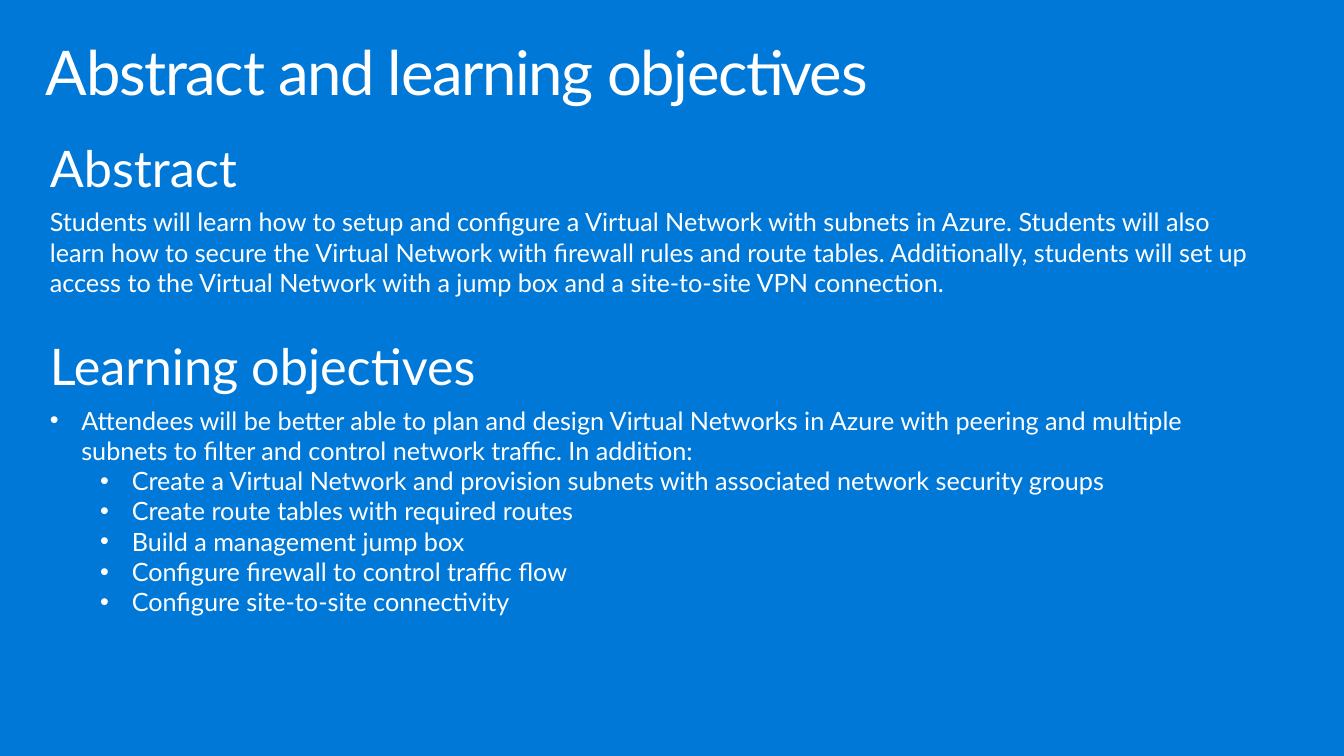
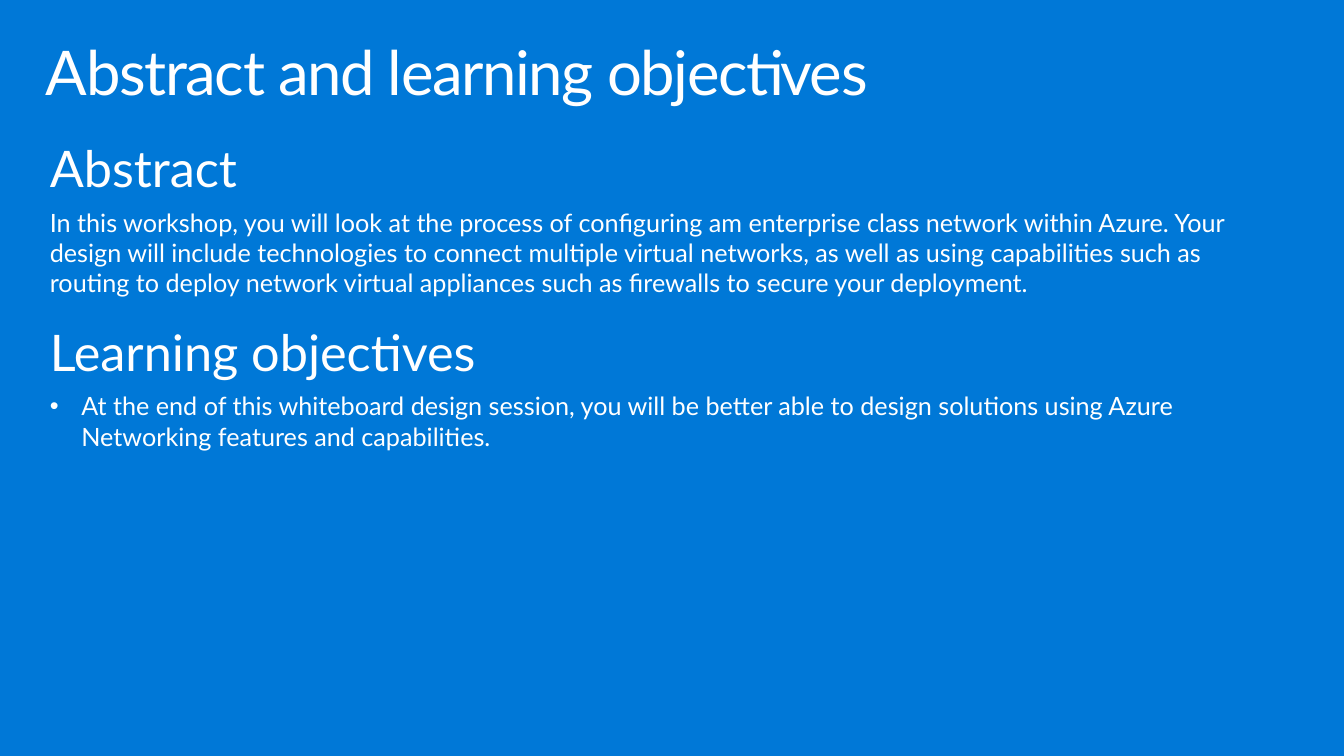
Before and after one commit to yashmadan123/MCW-Enterprise-class-networking, a slide deck: slide 2 of Whiteboard design session/Whiteboard design session trainer presentation - Enterprise-class networking in Azure.pptx. Drawn at 1344x756 pixels with LibreOffice and Linux fonts; fonts in the diff are those of the drawing. Boxes give left, top, right and bottom in pixels: in the first picture for what was removed or moved away, otherwise in the second. Text is boxed around its words. In the diff, an @@ line names an element or a change of style, - is before the commit and + after.

```diff
--- a/Whiteboard design session/Whiteboard design session trainer presentation - Enterprise-class networking in Azure.pptx
+++ b/Whiteboard design session/Whiteboard design session trainer presentation - Enterprise-class networking in Azure.pptx
@@ text at (50, 213, 1224, 297): text changed @@
-Students will learn how to setup and configure a Virtual Network with subnets in Azure. Students will also learn how to secure the Virtual Network with firewall rules and route tables. Additionally, students will set up access to the Virtual Network with a jump box and a site-to-site VPN connection.
+In this workshop, you will look at the process of configuring am enterprise class network within Azure. Your design will include technologies to connect multiple virtual networks, as well as using capabilities such as routing to deploy network virtual appliances such as firewalls to secure your deployment.
@@ text at (81, 396, 1172, 450): text changed @@
-• Attendees will be better able to plan and design Virtual Networks in Azure with peering and multiple subnets to filter and control network traffic. In addition:
-  • Create a Virtual Network and provision subnets with associated network security groups
-  • Create route tables with required routes
-  • Build a management jump box
-  • Configure firewall to control traffic flow
-  • Configure site-to-site connectivity
+• At the end of this whiteboard design session, you will be better able to design solutions using Azure Networking features and capabilities.
```
Also in this commit, not shown: 8 other slides changed, 8 other files.
